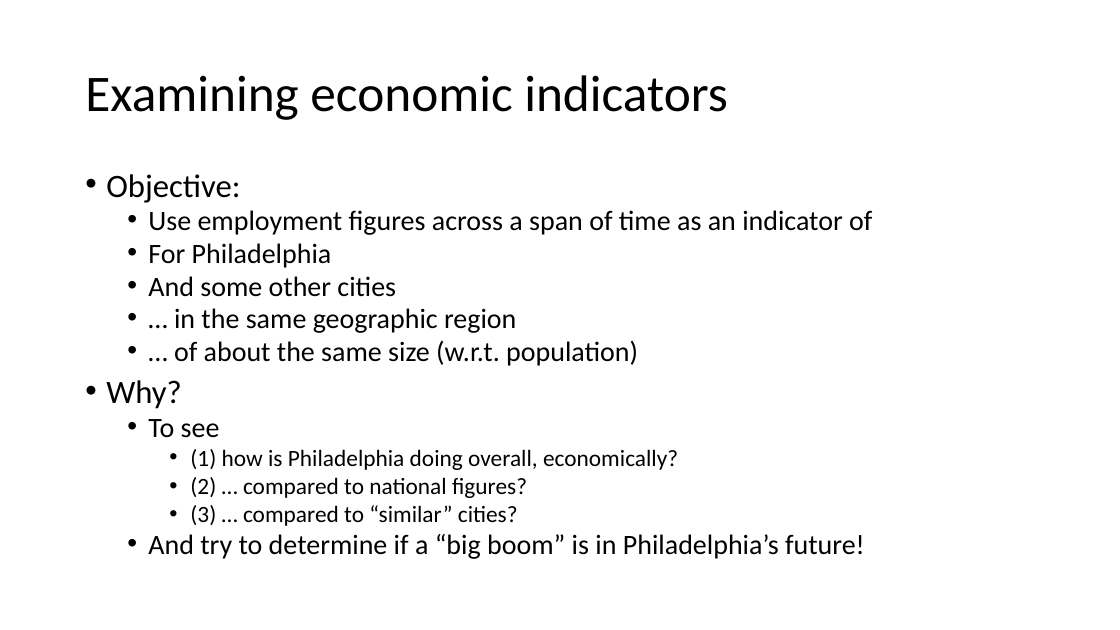
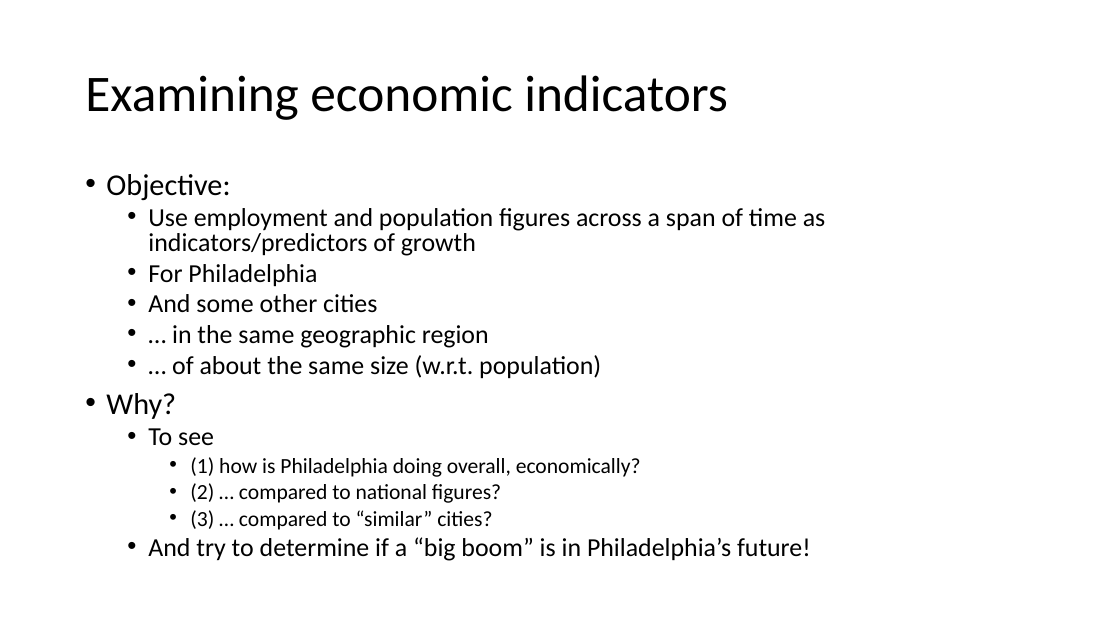
Before and after one commit to muftring/iu-datavis, a slide deck: slide 5 of project/mid-term-presentation.pptx. Drawn at 1120x630 pixels with LibreOffice and Linux fonts; fonts in the diff are those of the drawing. Boxes give left, top, right and bottom in pixels: in the first picture for what was removed or moved away, otherwise in the second. Text is boxed around its words. In the diff, an @@ line names an element or a change of style, - is before the commit and + after.

```diff
--- a/project/mid-term-presentation.pptx
+++ b/project/mid-term-presentation.pptx
@@ text at (106, 174, 811, 561): size 28 to 25.9 pt in "Objective:", "Why?"; size 24 to 22.2 pt in "For Philadelphia", "And some other cities", "… in the same geographic region", "… of about the same size (w.r.t. ..." and 2 more places; size 20 to 18.5 pt in "(1) how is Philadelphia doing overall, economically?", "(2) … compared to national figures?", "(3) … compared to “similar” cities?" @@
@@ text at (148, 208, 826, 256): text changed; size 24 to 22.2 pt @@
-  • Use employment figures across a span of time as an indicator of
+  • Use employment and population figures across a span of time as indicators/predictors of growth
```
Also in this commit, not shown: 6 other slides changed.
